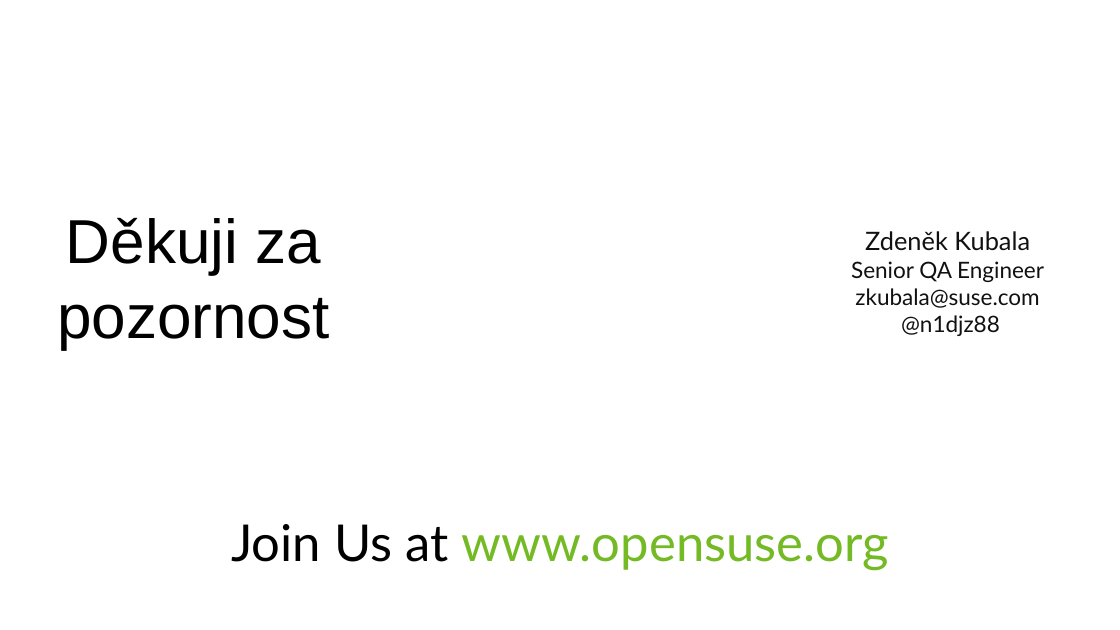
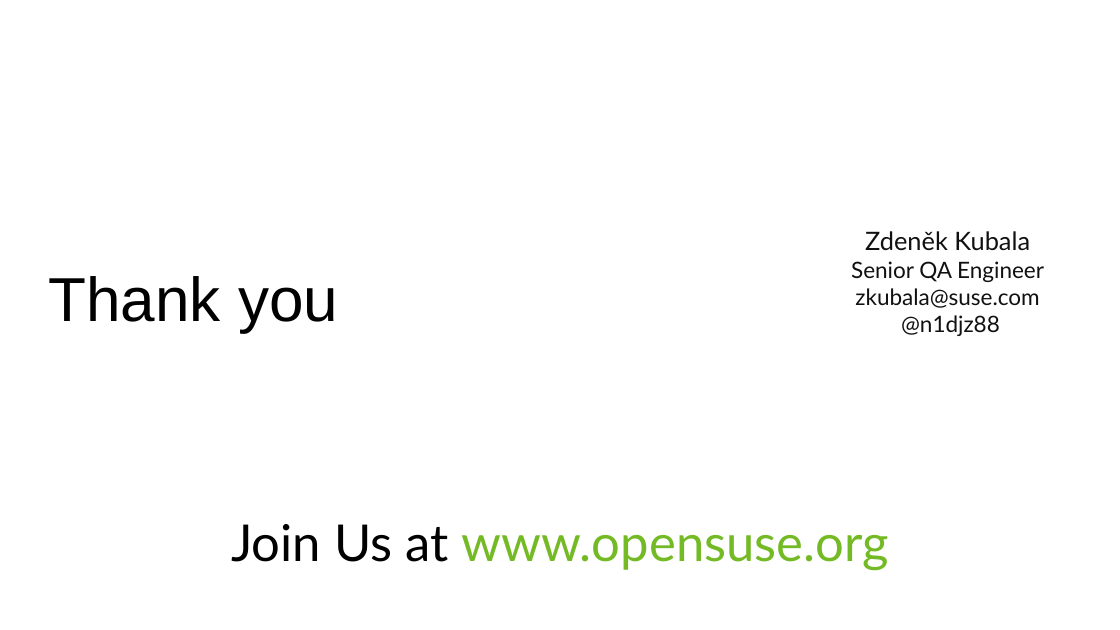
Before and after one commit to djz88/docs, a slide deck: slide 30 of kontejnery/kernel_isolation_linuxdays2017.odp (slide 42 before the commit). Drawn at 1120x630 pixels with LibreOffice and Linux fonts; fonts in the diff are those of the drawing; background and template pictures are left out. Boxes give left, top, right and bottom in pixels: in the first picture for what was removed or moved away, otherwise in the second. Text is boxed around its words. In the diff, an @@ line names an element or a change of style, - is before the commit and + after.

```diff
--- a/kontejnery/kernel_isolation_linuxdays2017.odp
+++ b/kontejnery/kernel_isolation_linuxdays2017.odp
@@ title at bbox=[49, 276, 338, 332]: text changed @@
-Děkuji za pozornost
+Thank you
```
Also in this commit, not shown: 15 other slides changed, 2 slides added, 14 slides removed, 1 other file.
